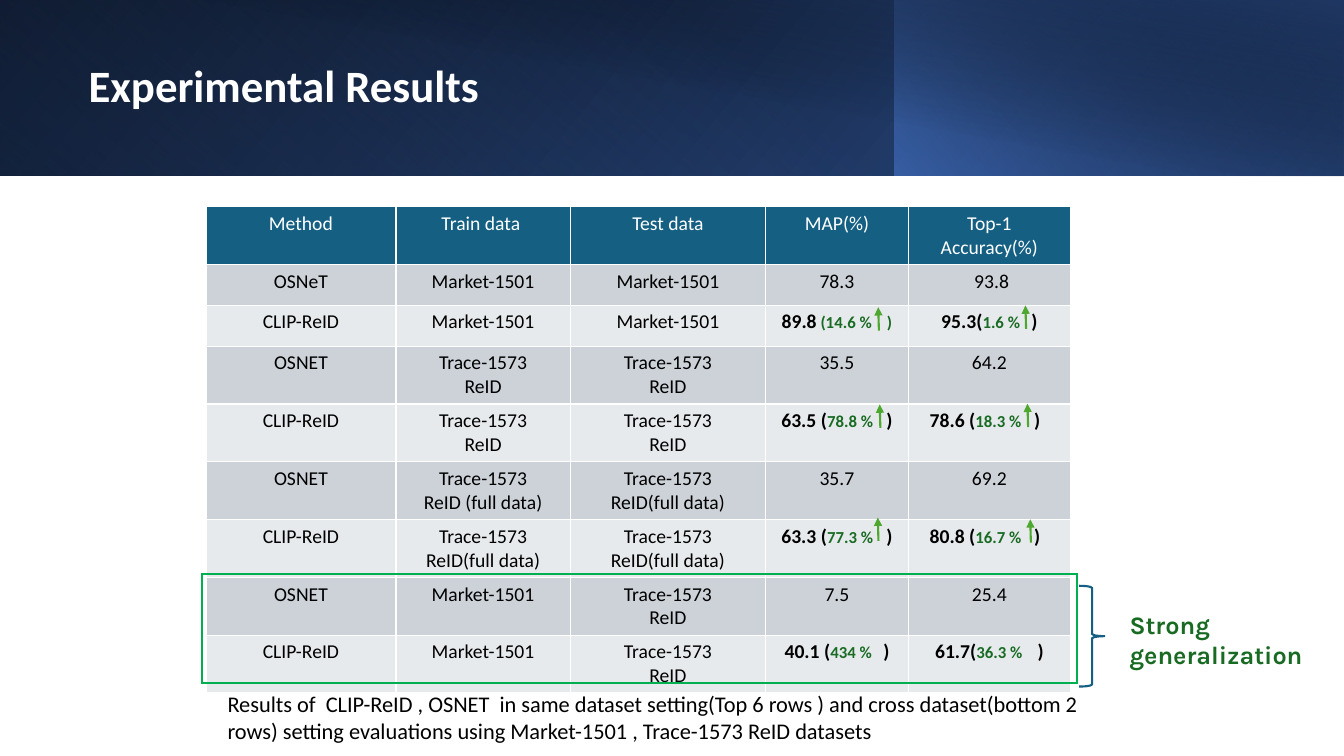
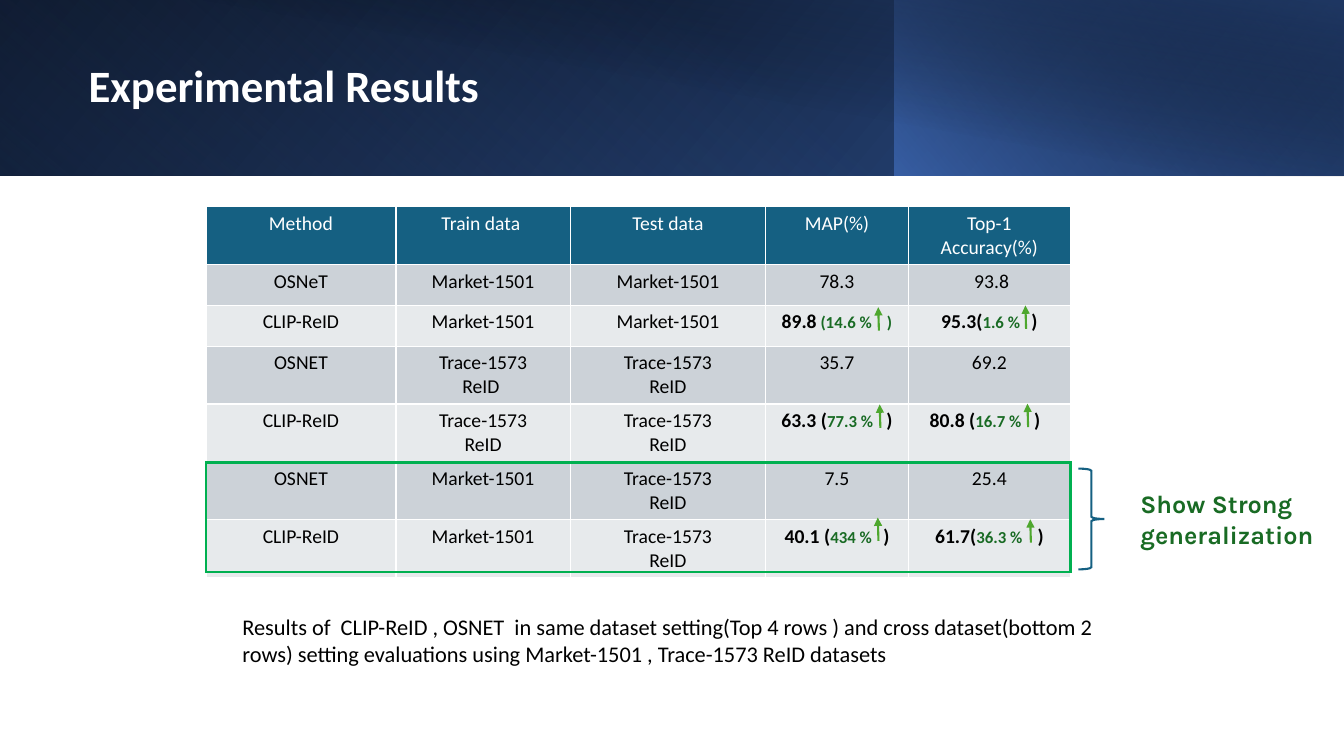
Before and after one commit to ManishGovind/transfer, a slide deck: slide 7 of Temp.pptx. Drawn at 1344x756 pixels with LibreOffice and Linux fonts; fonts in the diff are those of the drawing. Boxes give left, top, right and bottom in pixels: in the first picture for what was removed or moved away, otherwise in the second. Text is boxed around its words. In the diff, an @@ line names an element or a change of style, - is before the commit and + after.

```diff
--- a/Temp.pptx
+++ b/Temp.pptx
@@ table at [206, 207, 1071, 576] @@
-row 4: OSNET | Trace-1573 ReID | Trace-1573 ReID | 35.5 | 64.2
-row 5: CLIP-ReID | Trace-1573 ReID | Trace-1573 ReID | 63.5 (78.8 % ) | 78.6 (18.3 % )
-row 6: OSNET | Trace-1573 ReID (full data) | Trace-1573 ReID(full data) | 35.7 | 69.2
-row 7: CLIP-ReID | Trace-1573 ReID(full data) | Trace-1573 ReID(full data) | 63.3 (77.3 % ) | 80.8 (16.7 % )
+row 4: OSNET | Trace-1573 ReID | Trace-1573 ReID | 35.7 | 69.2
+row 5: CLIP-ReID | Trace-1573 ReID | Trace-1573 ReID | 63.3 (77.3 % ) | 80.8 (16.7 % )
@@ rectangle: place and size @@
-rectangle at [202, 574, 1077, 684]
+rectangle at [207, 463, 1071, 573]
@@ right brace: place and size @@
-right brace at [1080, 586, 1106, 687]
+right brace at [1079, 469, 1105, 570]
@@ text at [1140, 495, 1313, 550]: text changed @@
-Strong generalization
+Show Strong generalization
@@ text at [242, 619, 1092, 666]: text changed @@
-Results of CLIP-ReID , OSNET in same dataset setting(Top 6 rows ) and cross dataset(bottom 2 rows) setting evaluations using Market-1501 , Trace-1573 ReID datasets
+Results of CLIP-ReID , OSNET in same dataset setting(Top 4 rows ) and cross dataset(bottom 2 rows) setting evaluations using Market-1501 , Trace-1573 ReID datasets
```
Also in this commit, not shown: 8 other slides changed, 8 slides added, 6 slides removed.
